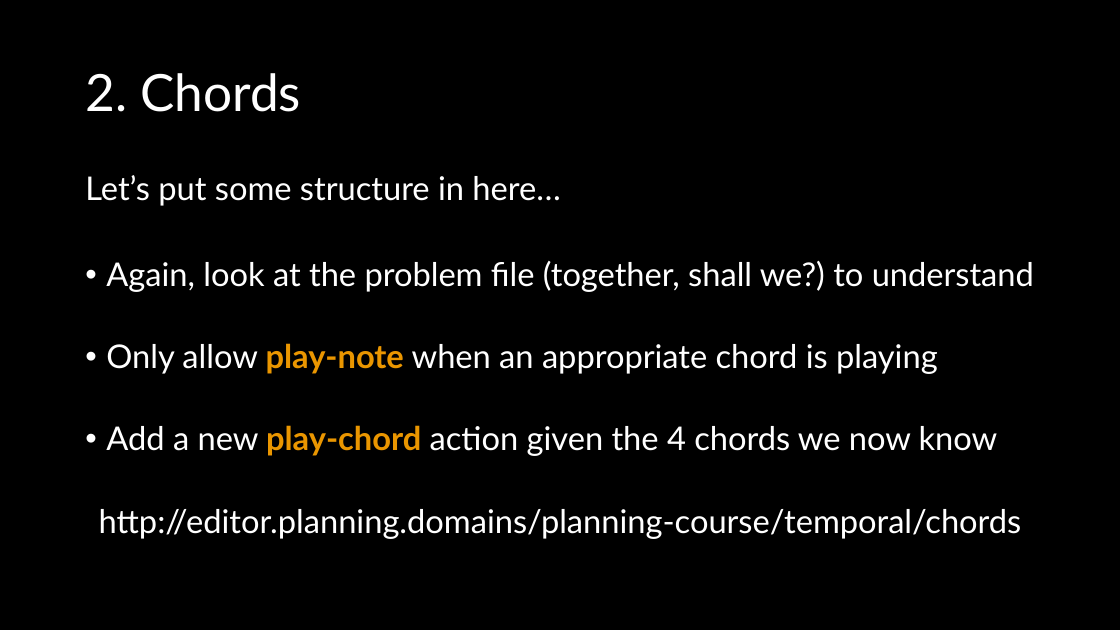
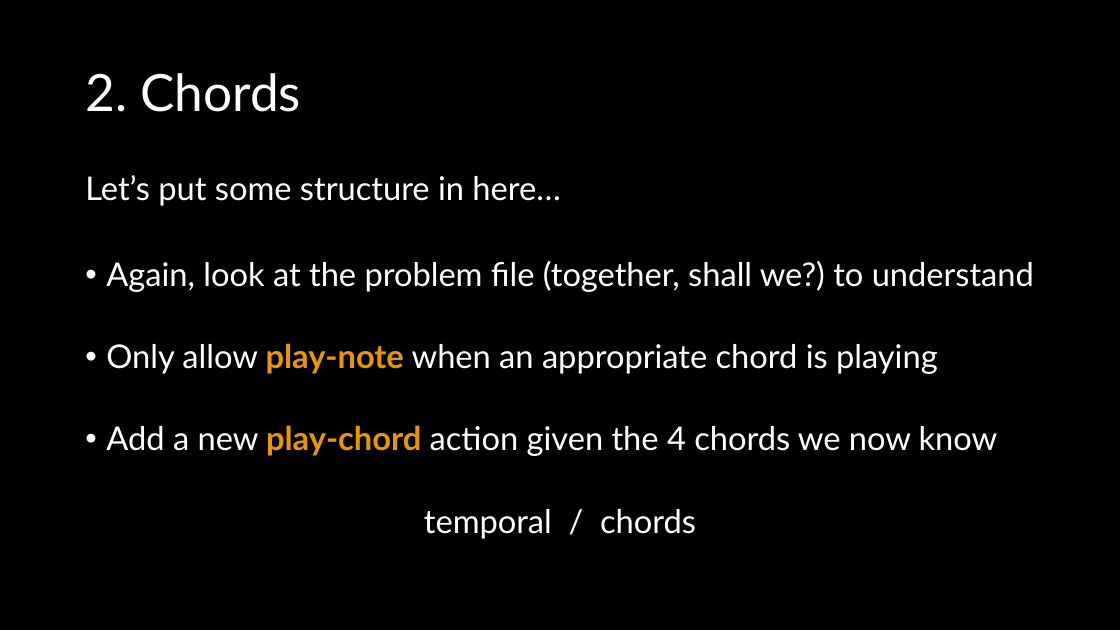
Before and after one commit to AI-Planning/modeling-in-pddl, a slide deck: slide 12 of exercises/cisc-813/temporal/slides.pptx. Drawn at 1120x630 pixels with LibreOffice and Linux fonts; fonts in the diff are those of the drawing. Boxes give left, top, right and bottom in pixels: in the first picture for what was removed or moved away, otherwise in the second. Text is boxed around its words. In the diff, an @@ line names an element or a change of style, - is before the commit and + after.

```diff
--- a/exercises/cisc-813/temporal/slides.pptx
+++ b/exercises/cisc-813/temporal/slides.pptx
@@ text at (x1=424, y1=509, x2=696, y2=539): text changed @@
-http://editor.planning.domains/planning-course/temporal/chords
+temporal / chords
```
Also in this commit, not shown: 9 other slides changed, 7 other files.
